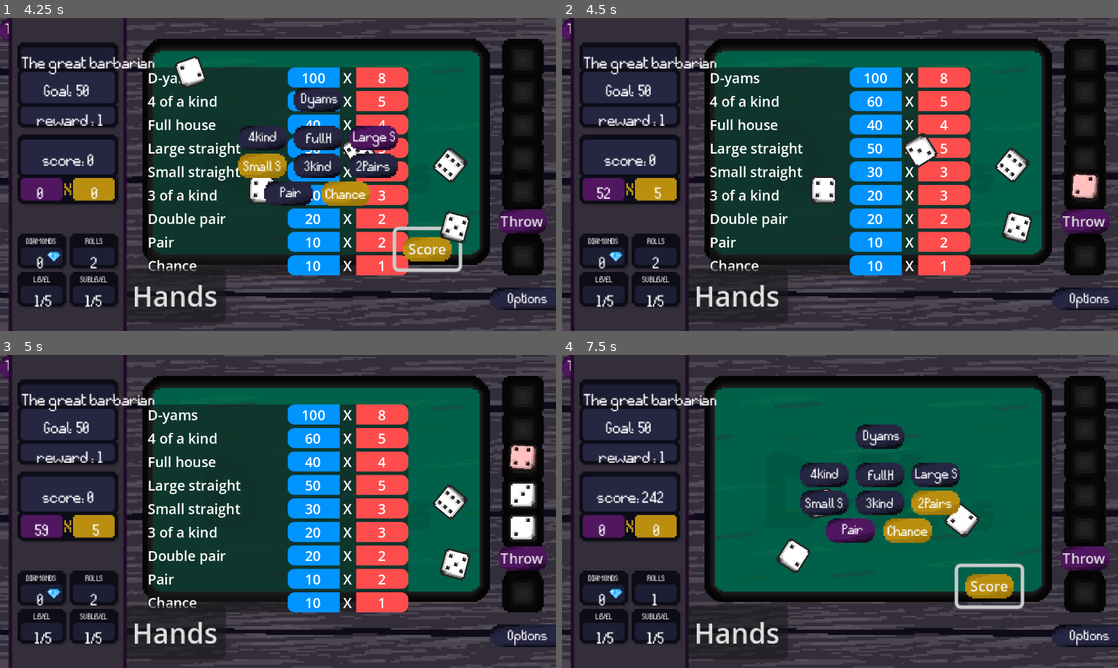
Above: before the commit, frames 1-4 (two rows, left to right).
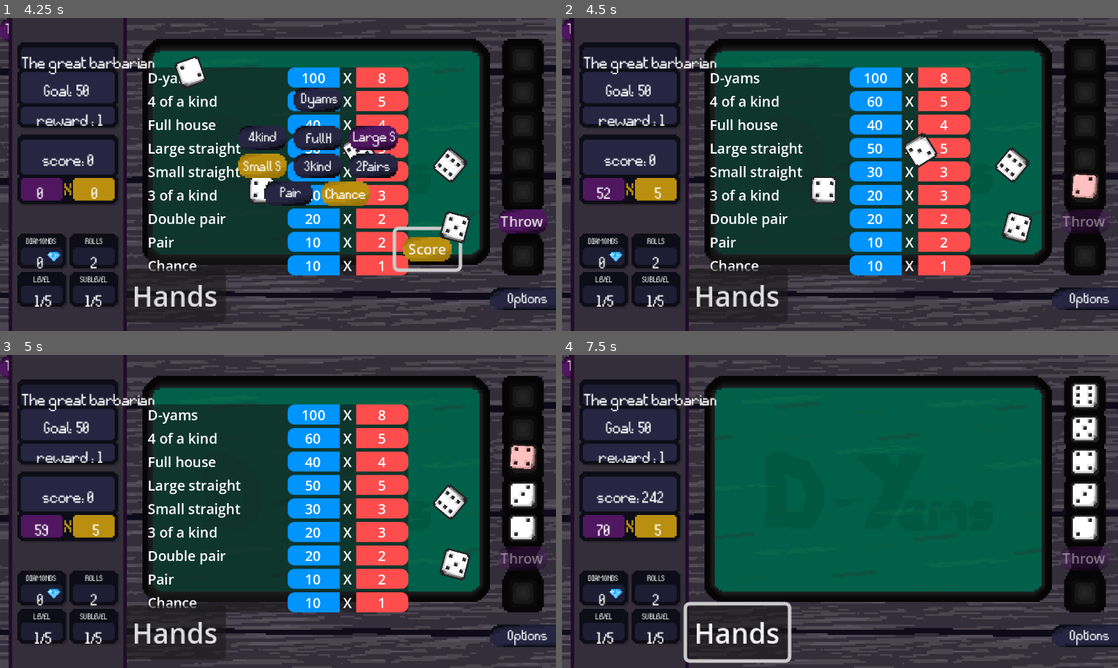
Above: after the commit, the same moments.

Repository: geoffrey66280/D-yams
Game: Godot game, scene res://scenes/EcranTitre.tscn
Same seed, same stepped clock (60 frames per second), same inputs: the game is played once before the commit and once after it.
Inputs (mouse positions are in pixels of both pictures, inside the frame that each line leads up to):
- Up to frame 1 (4.25 s): click "PLAY" at 0.5 s; click "Throw" at 1.25 s; click "Throw" at 2 s; click "Hands" at 2.75 s; click "Score" at 3.5 s
- Up to frame 2 (4.5 s): click "Large S" at 4.25 s
- Up to frame 3 (5 s): no input
- Up to frame 4 (7.5 s): click "Throw" at 5 s; click "Throw" at 5.75 s; click "Hands" at 6.5 s; click (990, 586) at 7.25 s, where only the run before the commit has a clickable "Score"

Frame 1 is identical in both runs. In frame 2, 0.5% of the frame differs, in the area x 89-99%, y 61-69%; in frame 3, 0.5%; in frame 4, 11%, in the area x 6-99%, y 8-99%.

Commit message:
feat: powerups awaiting after scoring

Diff:
--- a/scenes/game.tscn
+++ b/scenes/game.tscn
@@ -84,8 +84,10 @@
 text = "Options"
 label_settings = ExtResource("9_0tnpc")
 
+[connection signal="power_up_chosen" from="PowerUps" to="Arena/ThrowingDices" method="_on_power_ups_power_up_chosen"]
 [connection signal="score_combination" from="Arena/ThrowingDices" to="LevelInformation" method="_on_throwing_dices_score_combination"]
 [connection signal="score_ui" from="Arena/ThrowingDices" to="LevelInformation" method="_on_throwing_dices_score_ui"]
+[connection signal="show_power_up" from="Arena/ThrowingDices" to="PowerUps" method="_on_throwing_dices_show_power_up"]
 [connection signal="pressed" from="ButtonCombination" to="." method="_on_button_pressed"]
 [connection signal="combination" from="popup_score" to="Arena/ThrowingDices" method="_on_popup_score_combination"]
 [connection signal="pressed" from="ButtonOptions" to="." method="_on_button_options_pressed"]
--- a/scenes/power_up.tscn
+++ b/scenes/power_up.tscn
@@ -52,5 +52,6 @@
 vertical_alignment = 1
 autowrap_mode = 3
 
+[connection signal="gui_input" from="." to="." method="_on_power_up_chosen"]
 [connection signal="mouse_entered" from="Background" to="." method="_on_background_mouse_entered"]
 [connection signal="mouse_exited" from="Background" to="." method="_on_background_mouse_exited"]
--- a/scripts/level_information.gd
+++ b/scripts/level_information.gd
@@ -5,6 +5,7 @@
 	"actual_lvl": 1,
 	"user_diamond": 0,
 	"diamond_multiplier": 1,
+	"user_power_ups": [],
 	"bosses": {
 		1: "The great barbarian",
 		2: "The ultimate goat",
@@ -54,6 +55,24 @@
 	}
 }
 
+var power_ups = [
+	{"id": 1, "name": "Extra 6", "description": "Replace a chosen value of a dice by a 6 forever", "rarity": 1},
+	{"id": 2, "name": "Extra 1", "description": "Replace a chosen value of a dice by a 1 forever", "rarity": 1},
+	{"id": 3, "name": "Extra Reroll", "description": "Get an additional reroll per round", "rarity": 2},
+	{"id": 4, "name": "Little Reroll", "description": "Reroll a single dice one time per round", "rarity": 1},
+	{"id": 5, "name": "Double Score", "description": "Double the score of the next combination (1 use)", "rarity": 3},
+	{"id": 6, "name": "Half Rich", "description": "Halve the score of the next combination and earn double diamond (1 use)", "rarity": 3},
+	{"id": 7, "name": "Auto Full House", "description": "Automatically complete a full house (1 use)", "rarity": 3},
+	{"id": 8, "name": "Auto Large Straight", "description": "Automatically complete a large straight (1 use)", "rarity": 3},
+	{"id": 9, "name": "Auto Small Straight", "description": "Automatically complete a small straight (1 use)", "rarity": 2},
+	{"id": 10, "name": "Bonus Points", "description": "Add 20% of your points to your round score (2 use)", "rarity": 2},
+	{"id": 11, "name": "Lucky Dice", "description": "Next dice roll favors high values (1 round)", "rarity": 2},
+	{"id": 12, "name": "Unlucky Dice", "description": "Next dice roll favors low values (1 round)", "rarity": 2},
+	{"id": 13, "name": "Skip Round", "description": "Skip the next round and earn double diamond next round (1 use)", "rarity": 3},
+	{"id": 14, "name": "Auto Yams", "description": "Automatically score a Yams (5 of a kind) (1 use)", "rarity": 3},
+	{"id": 15, "name": "Dice Reversal", "description": "All dice values are reversed (6 becomes 1, etc.) (1 round)", "rarity": 2},
+]
+
 func _ready() -> void:
 	level_information["actual_lvl"] = 1
 	update_ui(0, 3)
--- a/scripts/power_up.gd
+++ b/scripts/power_up.gd
@@ -1,25 +1,9 @@
 extends Control
 
-var power_ups = [
-	{"id": 1, "name": "Extra 6", "description": "Replace a chosen value of a dice by a 6 forever", "rarity": 1},
-	{"id": 2, "name": "Extra 1", "description": "Replace a chosen value of a dice by a 1 forever", "rarity": 1},
-	{"id": 3, "name": "Extra Reroll", "description": "Get an additional reroll per round", "rarity": 2},
-	{"id": 4, "name": "Little Reroll", "description": "Reroll a single dice one time per round", "rarity": 1},
-	{"id": 5, "name": "Double Score", "description": "Double the score of the next combination (1 use)", "rarity": 3},
-	{"id": 6, "name": "Half Rich", "description": "Halve the score of the next combination and earn double diamond (1 use)", "rarity": 3},
-	{"id": 7, "name": "Auto Full House", "description": "Automatically complete a full house (1 use)", "rarity": 3},
-	{"id": 8, "name": "Auto Large Straight", "description": "Automatically complete a large straight (1 use)", "rarity": 3},
-	{"id": 9, "name": "Auto Small Straight", "description": "Automatically complete a small straight (1 use)", "rarity": 2},
-	{"id": 10, "name": "Bonus Points", "description": "Add 20% of your points to your round score (2 use)", "rarity": 2},
-	{"id": 11, "name": "Lucky Dice", "description": "Next dice roll favors high values (1 round)", "rarity": 2},
-	{"id": 12, "name": "Unlucky Dice", "description": "Next dice roll favors low values (1 round)", "rarity": 2},
-	{"id": 13, "name": "Skip Round", "description": "Skip the next round and earn double diamond next round (1 use)", "rarity": 3},
-	{"id": 14, "name": "Auto Yams", "description": "Automatically score a Yams (5 of a kind) (1 use)", "rarity": 3},
-	{"id": 15, "name": "Dice Reversal", "description": "All dice values are reversed (6 becomes 1, etc.) (1 round)", "rarity": 2},
-]
+var current_power_up = {}
+signal hide_power_ups()
 
-func get_random_power_up_and_initiate():
-	# Construire le pool pondéré
+func get_random_power_up_and_initiate(power_ups: Array):
 	var pool: Array = []
 	for p in power_ups:
 		var weight = 4 - p.rarity
@@ -31,6 +15,7 @@
 
 	randomize()
 	var index = randi() % pool.size()
+	current_power_up = pool[index]
 	$Background/PowerUpContainer/PowerUpNameButton/PowerUpNameLabel.text = pool[index]["name"]
 	$Background/PowerUpContainer/PowerUpDescriptionLabel.text = pool[index]["description"]
 
@@ -85,3 +70,14 @@
 
 func _on_background_mouse_exited() -> void:
 		$Background.texture = preload("res://assets/sprites/options_fond.png")
+
+
+func _on_power_up_chosen(event: InputEvent) -> void:
+	if event is InputEventMouseButton and event.pressed and event.button_index == MOUSE_BUTTON_LEFT:
+		var level_info_node = get_node("../../../../LevelInformation")
+		var level_info = level_info_node.level_information
+		var power_ups = level_info_node.power_ups
+		level_info["user_power_ups"].append(current_power_up)
+		power_ups.erase(current_power_up)
+		current_power_up = {}
+		emit_signal("hide_power_ups")
--- a/scripts/power_ups.gd
+++ b/scripts/power_ups.gd
@@ -1,13 +1,28 @@
 extends Control
+
+signal power_up_chosen()
 
 # Called when the node enters the scene tree for the first time.
 func _ready() -> void:
-	display_power_ups()
+	var power_ups = $TextureRect/PowerUpContainer.get_children()
+	for power_up in power_ups:
+		power_up.connect("hide_power_ups", Callable(self, "_on_power_up_chosen"))
 
 # Called every frame. 'delta' is the elapsed time since the previous frame.
 func _process(delta: float) -> void:
 	pass
 
 func display_power_ups():
+	var level_info_node = get_node("../LevelInformation")
+	var power_ups = level_info_node.power_ups
+	visible = true
 	for power_up in $TextureRect/PowerUpContainer.get_children():
-		power_up.get_random_power_up_and_initiate()
+		power_up.get_random_power_up_and_initiate(power_ups)
+
+func _on_power_up_chosen():
+	visible = false
+	emit_signal("power_up_chosen")
+
+
+func _on_throwing_dices_show_power_up() -> void:
+	display_power_ups()
--- a/scripts/throwing_dices.gd
+++ b/scripts/throwing_dices.gd
@@ -4,7 +4,8 @@
 var dices_kept = [0,0,0,0,0]
 var throwing_count = 3
 var animation_score_pitch = 0.7
-
+signal show_power_up()
+signal power_up_chosen()
 signal score_ui(tokens)
 signal score_combination(combination_name)
 
@@ -145,6 +146,7 @@
 
 
 func _on_popup_score_combination(combination_name: Variant) -> void:
+	$ThrowButton.disabled = true
 	var level_info_node = get_node("../../LevelInformation")
 	var all_dices = []
 	var i = 0
@@ -175,9 +177,11 @@
 	var level_info_node = get_node("../../LevelInformation")
 	var level_info = level_info_node.level_information
 	throwing_count = 3
-	change_keep_score_button_visibility(true)
 	$ScoreButton.hide()
 	dices_kept = [0,0,0,0,0]
+	emit_signal("show_power_up")
+	await power_up_chosen
+	change_keep_score_button_visibility(true)
 	if(score >= level_info["score_to_reach"][level_info["actual_lvl"]]):
 		level_info["user_diamond"] += level_info["actual_lvl"]
 		level_info["actual_lvl"] += 1
@@ -204,3 +208,9 @@
 	var random_pitch = randf_range(0.95, 1.05)
 	$RollAudio.pitch_scale = random_pitch
 	$RollAudio.play()
+
+
+
+
+func _on_power_ups_power_up_chosen() -> void:
+	emit_signal("power_up_chosen")
